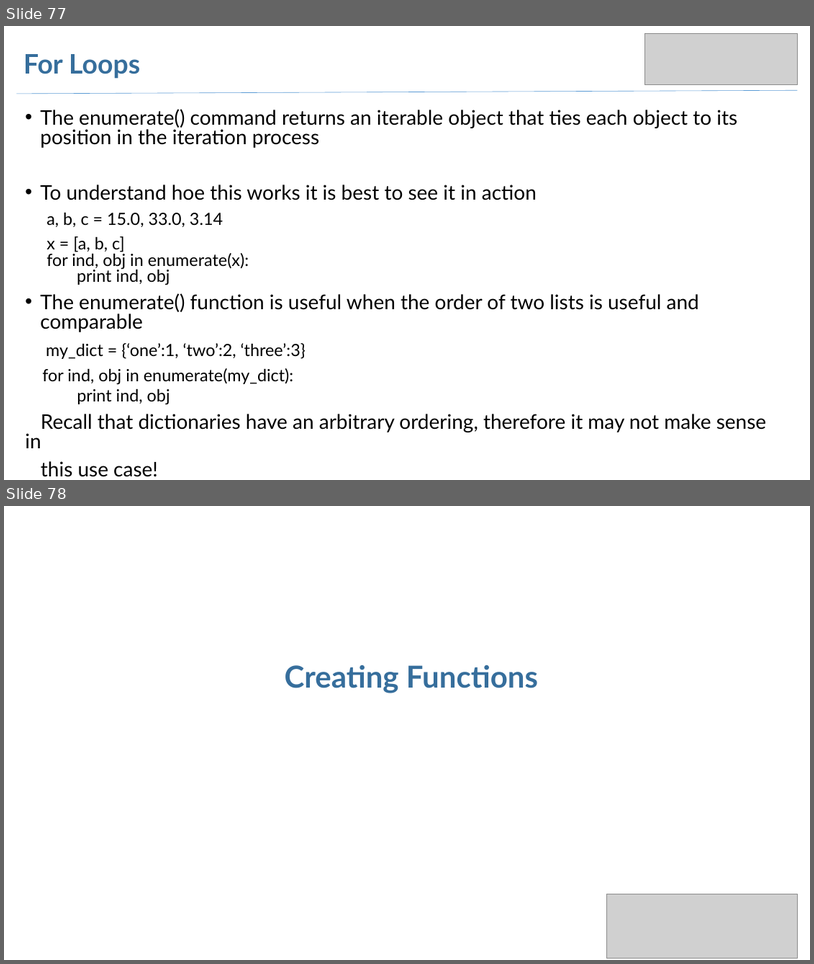
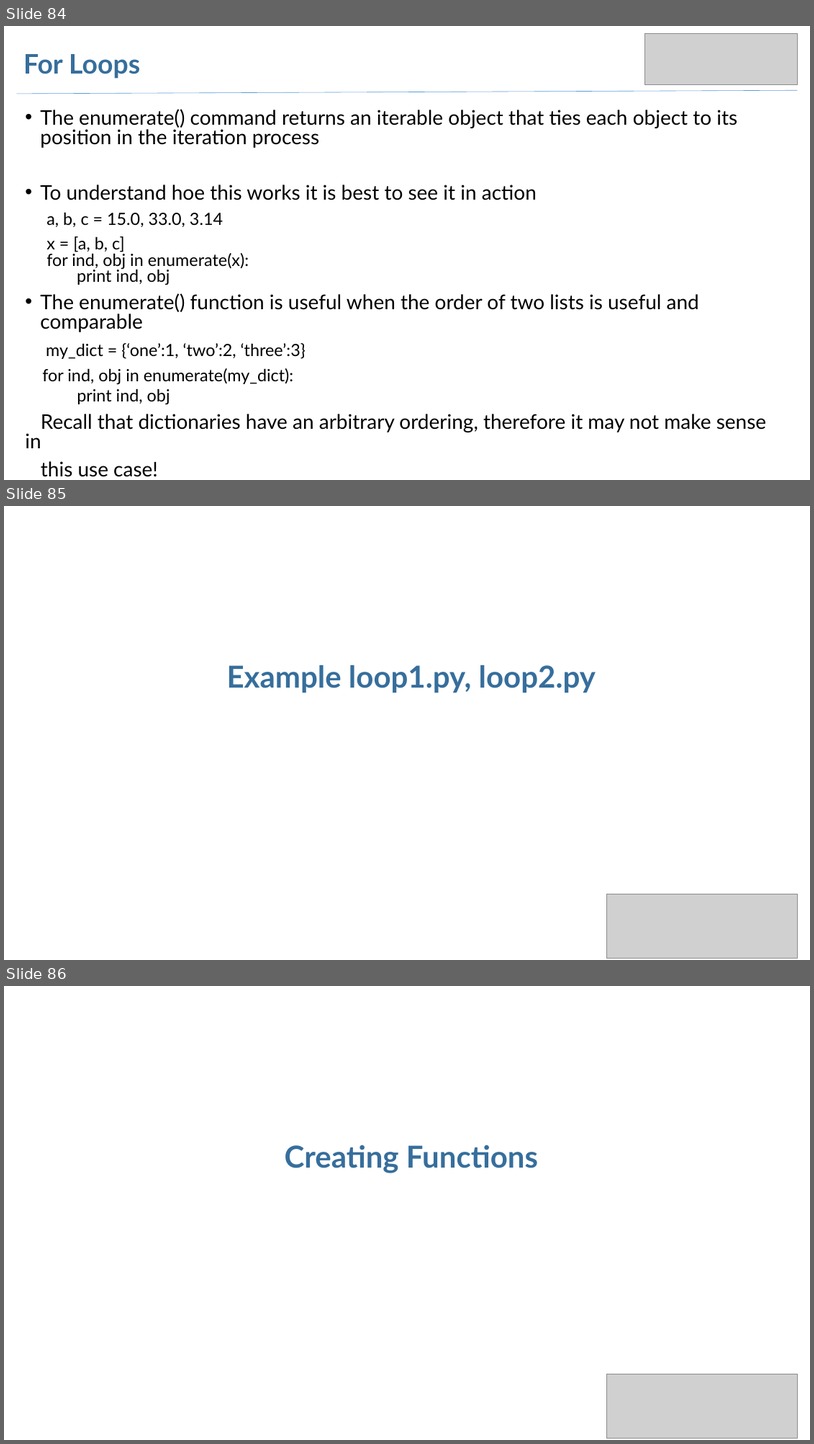
Before and after one commit to arjangvt/python-workshop, a slide deck: WorkshopSlides-Part1.pptx. Shown one above the other, each under a label of ours: slides 77 and 78 before the commit, slides 84, 85 and 86 after it. The pictures are 814x964 and 814x1444 pixels, drawn with LibreOffice and Linux fonts; fonts in the diff are those of the drawing; grey boxes stand for pictures. Boxes give left, top, right and bottom in pixels: in the first picture for what was removed or moved away, otherwise in the second. Text is boxed around its words. In the diff, an @@ line names an element or a change of style, - is before the commit and + after.

```diff
--- a/WorkshopSlides-Part1.pptx
+++ b/WorkshopSlides-Part1.pptx
@@ slide 85 added at [4, 506, 810, 960], background #FFFFFF @@
@@ title added at [227, 664, 596, 692], 36 pt, text #366E9C, bold @@
+Example loop1.py, loop2.py
@@ picture added at [607, 894, 797, 958] @@
@@ what was slide 77 is now slide 84 @@
@@ what was slide 78 is now slide 86 @@
```
Also in this commit, not shown: 5 slides changed, 8 other slides added, 1 other file.
